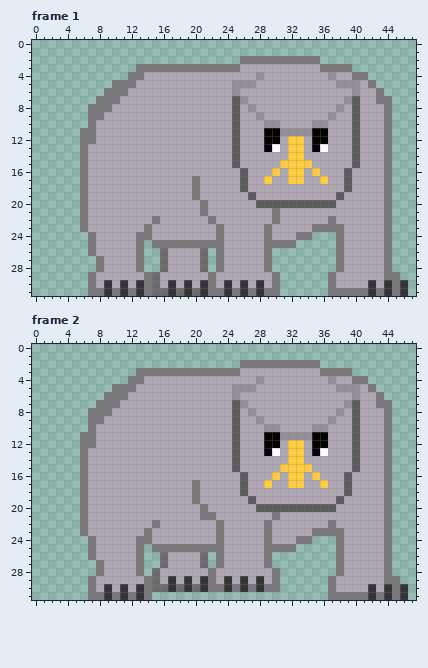
Pixel-art file -- Roguelike TBS/Assets/Sprites/Aseprite Files/OwlbearWalk.ase. That is the earlier state.
48x32 pixels, 9 frames. Colours within 5 levels of each other are drawn and written as one. Shown: frame 1, frame 2. The commit also changed other frames, which this record leaves out.
Once edited:
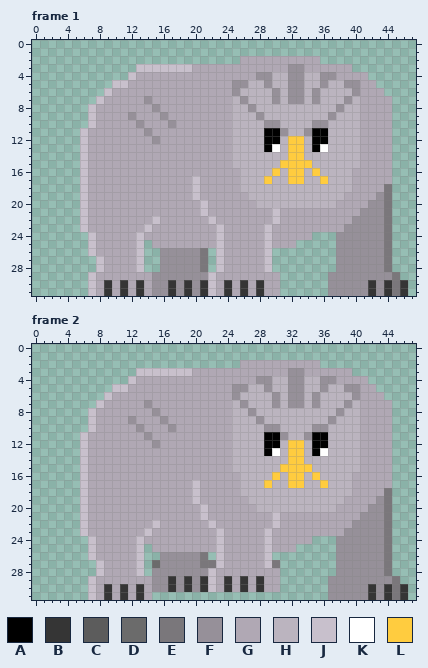
Palette (. is transparent): A #000000  B #353535  C #5c5c5c  D #6b6b6b  E #7a777b  F #969099  G #b0a8b4  H #bbb4bf  J #c8c0cc  K #ffffff  L #ffcc3f
Changes in this commit:
Changed rows in their new state; - is an unchanged pixel.
Frame 1, layer "Head":
first column x 6:
 2 --------------------GGGGGGGGGG---------
 3 -------JJJJJJJGGGGGG------FF--GGGG-----
 4 ------JG---------------FHHFFHHF---GG---
 5 ----JJG--------------HHFHHFFHHFHH---G--
 6 ---JGG--------------HHHHFHFFHFHHHH---G-
 7 --JGG---F----------H-HHHFHFFHFHHH-H--GG
 8 -JGG-----F---------HH-HHHHHHHHHH-HH---G
 9 -JG---F---F--------HHH-HHHHHHHH-HHH---G
10 -J-----F---F-------HHHH--HHHH--HHHH---G
11 JG------F----------HHHH---HH---HHHH---G
12 JG-------F---------HHHH--H--H--HHHH---G
13 J------------------HHHH--H--H--HHHH---G
14 J------------------HHHHHHH--HHHHHHH---G
15 J------------------HHHHHH----HHHHHH---G
16 J-------------------HHHH-H--H-HHHH----G
17 J-------------J-----HHH-HH--HH-HHH----G
18 J-------------J-----HHHHHHHHHHHHHH-----
19 J-------------J------HHHHHHHHHHHH----F-
20 J--------------J------HHHHHHHHHH----FF-
21 J--------------J--------J----------FFF-
22 J--------J------J-------J------G--FFFF-
23 J-------J--------J-----J-----GGGGFFFFF-
24 -J-----JG--------J-----J---GG---FFFFFF-
25 -J-----J-GGGGGGGGJ-----JGGG-----FFFFFF-
26 -J-----J--FFFFFE-J-----J--------FFFFFF-
27 --J----J--FFFFFE-J-----J--------FFFFFF-
28 --J----J--FFFFFE-J-----J--------FFFFFF-
29 -J------GFFFFFFFJ-------G------FFFFFFFF
30 -J------GFF-F-F-J-------G------FFFFF-F-
31 -JG-G-G-GFF-F-F-JG-G-G-GG------FFFFF-F-
Frame 2, layers "Head", "Body":
first column x 6:
 2 --------------------GGGGGGGGGG---------
 3 -------JJJJJJJGGGGGG------FF--GGGG-----
 4 ------JG---------------FHHFFHHF---GG---
 5 ----JJG--------------HHFHHFFHHFHH---G--
 6 ---JGG--------------HHHHFHFFHFHHHH---G-
 7 --JGG---F----------H-HHHFHFFHFHHH-H--GG
 8 -JGG-----F---------HH-HHHHHHHHHH-HH---G
 9 -JG---F---F--------HHH-HHHHHHHH-HHH---G
10 -J-----F---F-------HHHH--HHHH--HHHH---G
11 JG------F----------HHHH---HH---HHHH---G
12 JG-------F---------HHHH--H--H--HHHH---G
13 J------------------HHHH--H--H--HHHH---G
14 J------------------HHHHHHH--HHHHHHH---G
15 J------------------HHHHHH----HHHHHH---G
16 J-------------------HHHH-H--H-HHHH----G
17 J-------------J-----HHH-HH--HH-HHH----G
18 J-------------J-----HHHHHHHHHHHHHH-----
19 J-------------J------HHHHHHHHHHHH----F-
20 J--------------J------HHHHHHHHHH----FF-
21 J--------------JG-------J----------FFF-
22 J--------J------JG-----GJ------G--FFFF-
23 J-------J--------J-----J-----GGGGFFFFF-
24 -J-----JG--------J-----J---GG---FFFFFF-
25 -J-----J-GGGGGGGGJ-----JGGG-----FFFFFF-
26 -J-----J--FFFFFE-J-----J--------FFFFFF-
27 --J----J-DFFFFFEEJ-----JE-------FFFFFF-
28 --J----J-FFFFFFFJ-------G-------FFFFFF-
29 -J------GFF-F-F-J-------G------FFFFFFFF
30 -J------GFF-F-F-JG-G-G-GG------FFFFF-F-
31 -JG-G-G-G----------------------FFFFF-F-
Changed places in both pictures, as pixel boxes (x1, y1, x2, y2):
changed: (80, 56, 392, 296)
changed: (80, 360, 392, 600)
